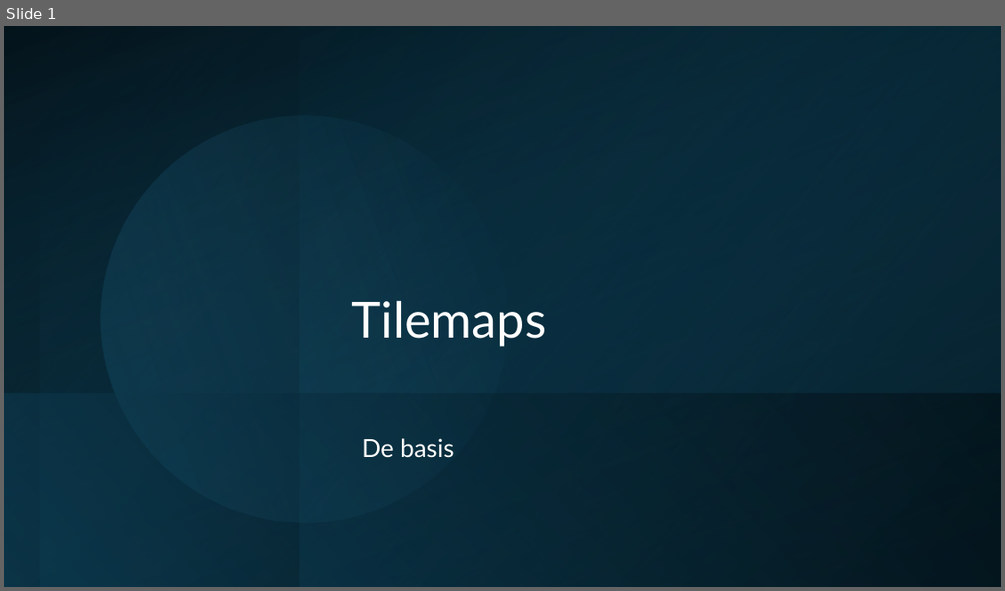
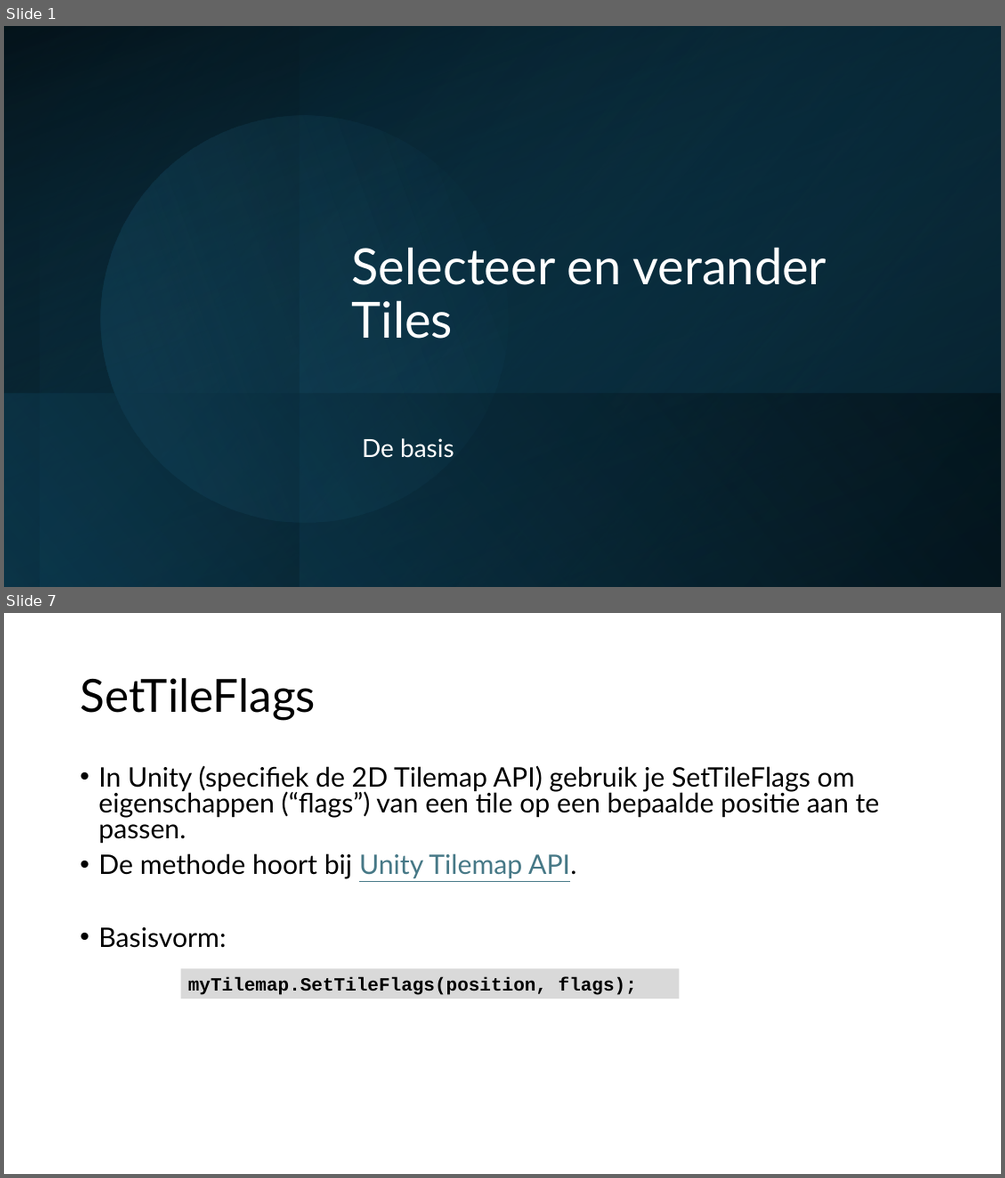
Before and after one commit to djsjollema/lessen-gamedevelopment, a slide deck: M4/GDV_2D_Gym/les2/gdv-2d-gym-les2.pptx. Shown one above the other, each under a label of ours: slide 1 before the commit, slides 1 and 7 after it; the slides between them are not shown. The pictures are 1005x591 and 1005x1178 pixels, drawn with LibreOffice and Linux fonts; fonts in the diff are those of the drawing. Boxes give left, top, right and bottom in pixels: in the first picture for what was removed or moved away, otherwise in the second. Text is boxed around its words. In the diff, an @@ line names an element or a change of style, - is before the commit and + after.

```diff
--- a/M4/GDV_2D_Gym/les2/gdv-2d-gym-les2.pptx
+++ b/M4/GDV_2D_Gym/les2/gdv-2d-gym-les2.pptx
@@ slide 7 added at [4, 613, 1001, 1174], background #FFFFFF @@
@@ title added at [80, 678, 316, 720], 44 pt, text #000000 @@
+SetTileFlags
@@ text added at [98, 765, 880, 948], 25.9 pt, text #000000 @@
+• In Unity (specifiek de 2D Tilemap API) gebruik je SetTileFlags om eigenschappen (“flags”) van een tile op een bepaalde positie aan te passen.
+• De methode hoort bij Unity Tilemap API.
+• Basisvorm:
@@ rectangle added at [180, 968, 679, 998], fill #D9D9D9, 18 pt, text #000000, bold @@
+myTilemap.SetTileFlags(position, flags);
@@ slide 1 changed as well @@
@@ title at [352, 247, 826, 338]: text changed @@
-Tilemaps
+Selecteer en verander Tiles
```
Also in this commit, not shown: 8 other slides added, 3 slides removed, 5 other files.
